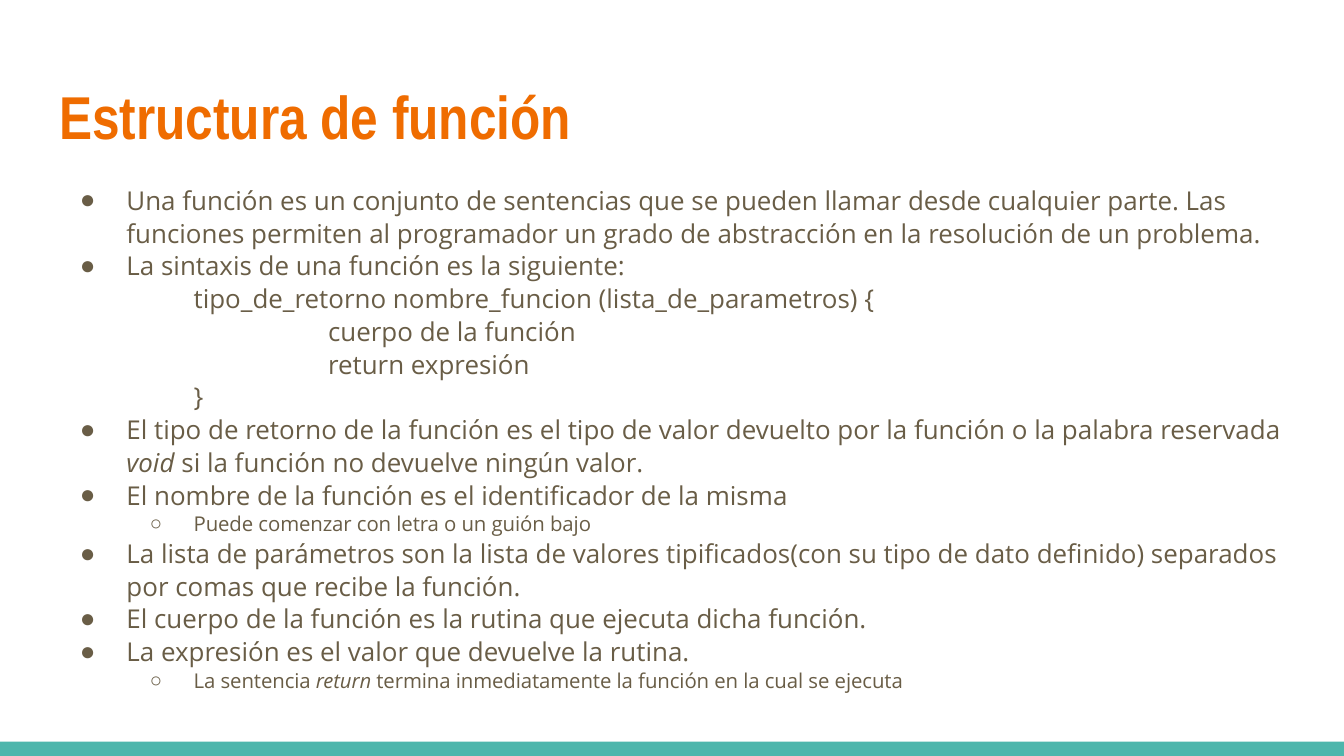
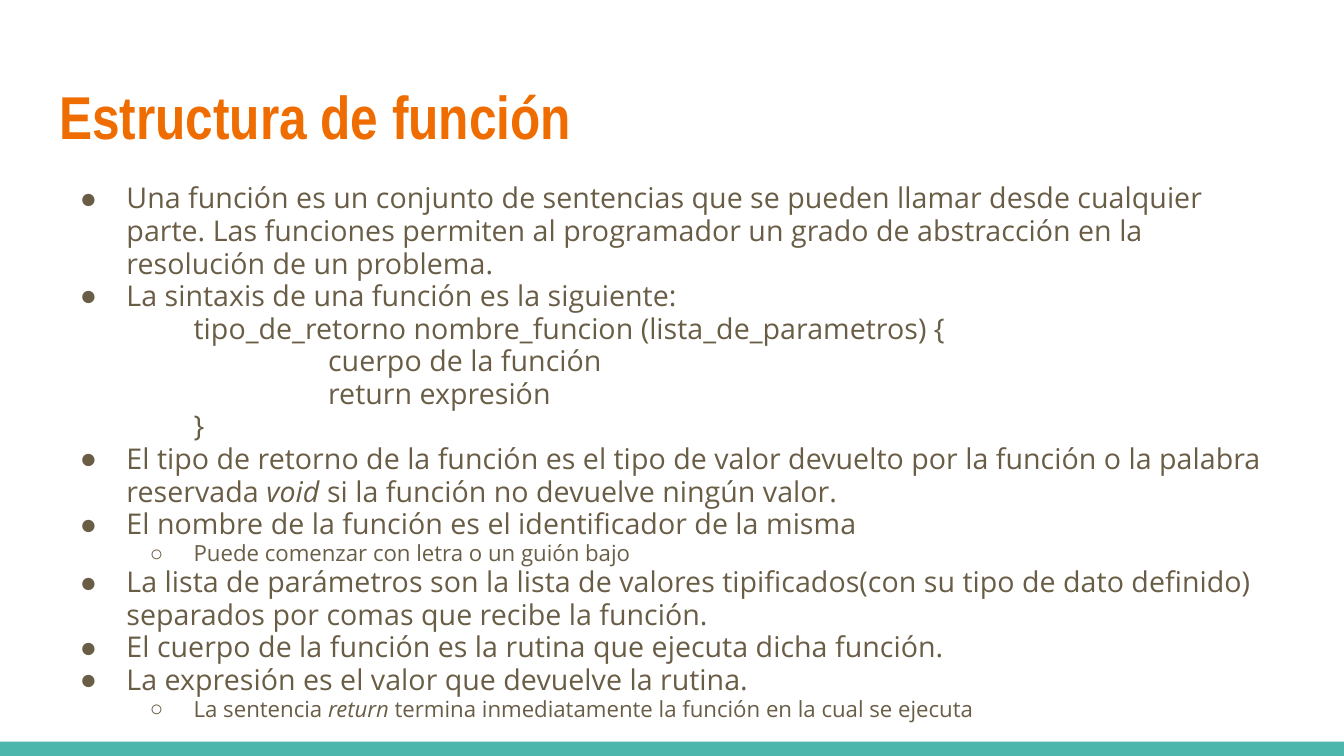
Before and after one commit to rayesro/BrunchyApp_POC, a slide deck: slide 47 of presentaciones/Programacion avanzada - 01 clase de repaso.pptx. Drawn at 1344x756 pixels with LibreOffice and Linux fonts; fonts in the diff are those of the drawing. Boxes give left, top, right and bottom in pixels: in the first picture for what was removed or moved away, otherwise in the second. Text is boxed around its words. In the diff, an @@ line names an element or a change of style, - is before the commit and + after.

```diff
--- a/presentaciones/Programacion avanzada - 01 clase de repaso.pptx
+++ b/presentaciones/Programacion avanzada - 01 clase de repaso.pptx
@@ text "Una función es un conjunto ..." at box(126, 186, 1260, 717): size 13.9 to 15.3 pt in "Una función es un conjunto de sentencias ...", "La sintaxis de una función es la ...", "El tipo de retorno de la función ...", "El nombre de la función es el ..." and 3 more places; size 10.8 to 11.9 pt in "Puede comenzar con letra o un guión ...", "La sentencia return termina inmediatamente la función ..."; line spacing 1.05 to 0.95 @@
```
Also in this commit, not shown: 14 other slides changed, 15 other files.
